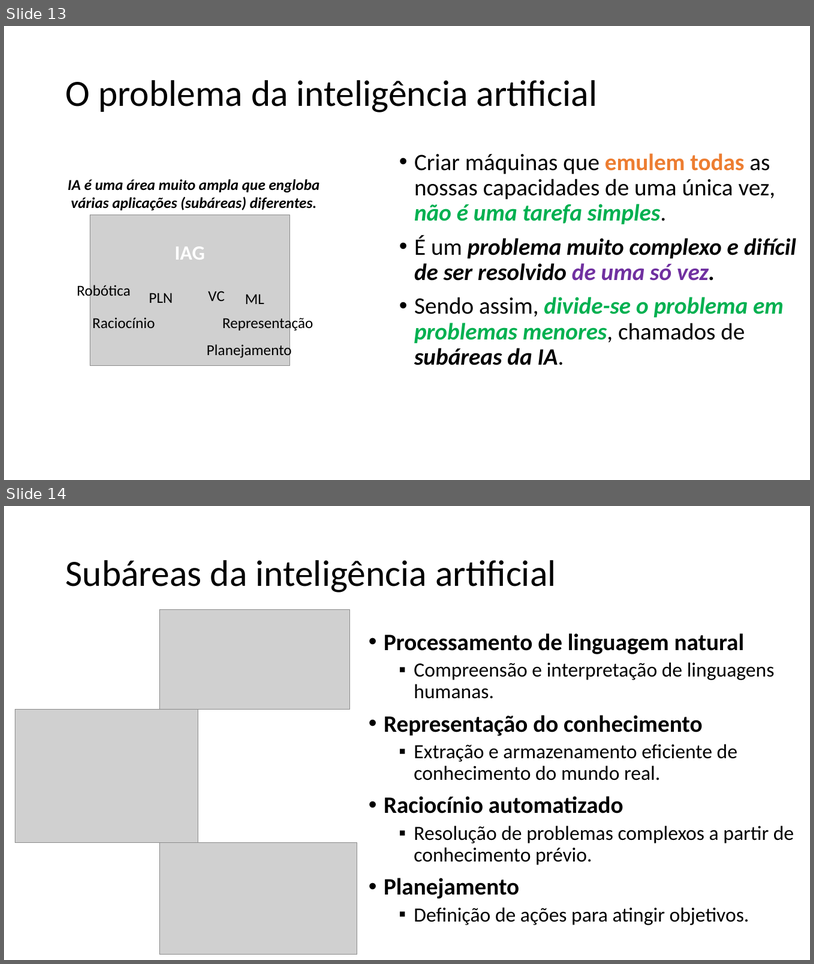
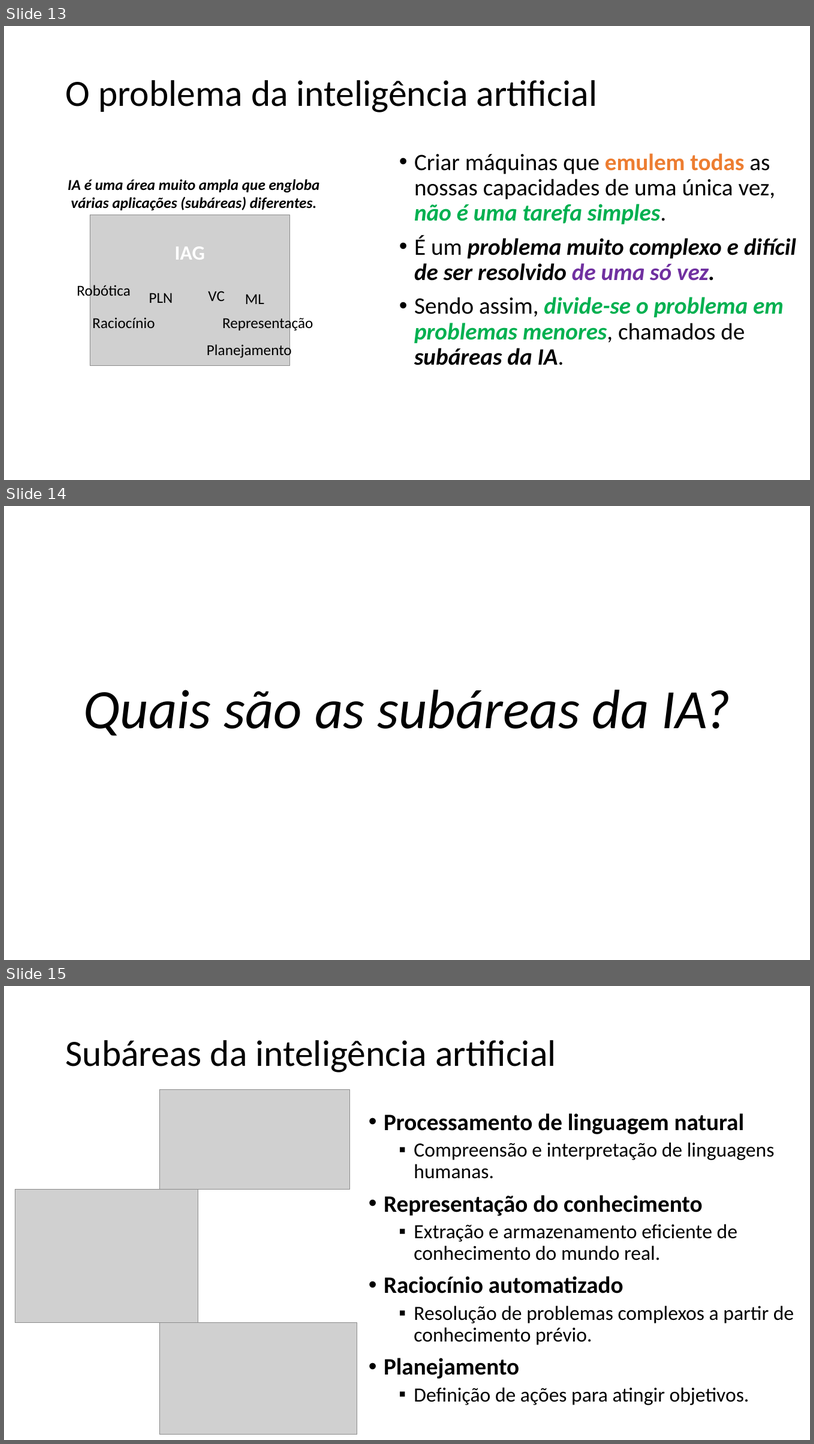
Before and after one commit to zz4fap/t319_aprendizado_de_maquina, a slide deck: slides/T319_Introdução.pptx. Shown one above the other, each under a label of ours: slides 13 and 14 before the commit, slides 13, 14 and 15 after it. The pictures are 814x964 and 814x1444 pixels, drawn with LibreOffice and Linux fonts; fonts in the diff are those of the drawing; grey boxes stand for pictures. Boxes give left, top, right and bottom in pixels: in the first picture for what was removed or moved away, otherwise in the second. Text is boxed around its words. In the diff, an @@ line names an element or a change of style, - is before the commit and + after.

```diff
--- a/slides/T319_Introdução.pptx
+++ b/slides/T319_Introdução.pptx
@@ slide 14 added at bbox=[4, 506, 810, 960], background #FFFFFF @@
@@ text added at bbox=[83, 690, 731, 736], 66 pt, text #000000, italic @@
+Quais são as subáreas da IA?
@@ what was slide 14 is now slide 15 @@
```
Also in this commit, not shown: 3 slides changed.
